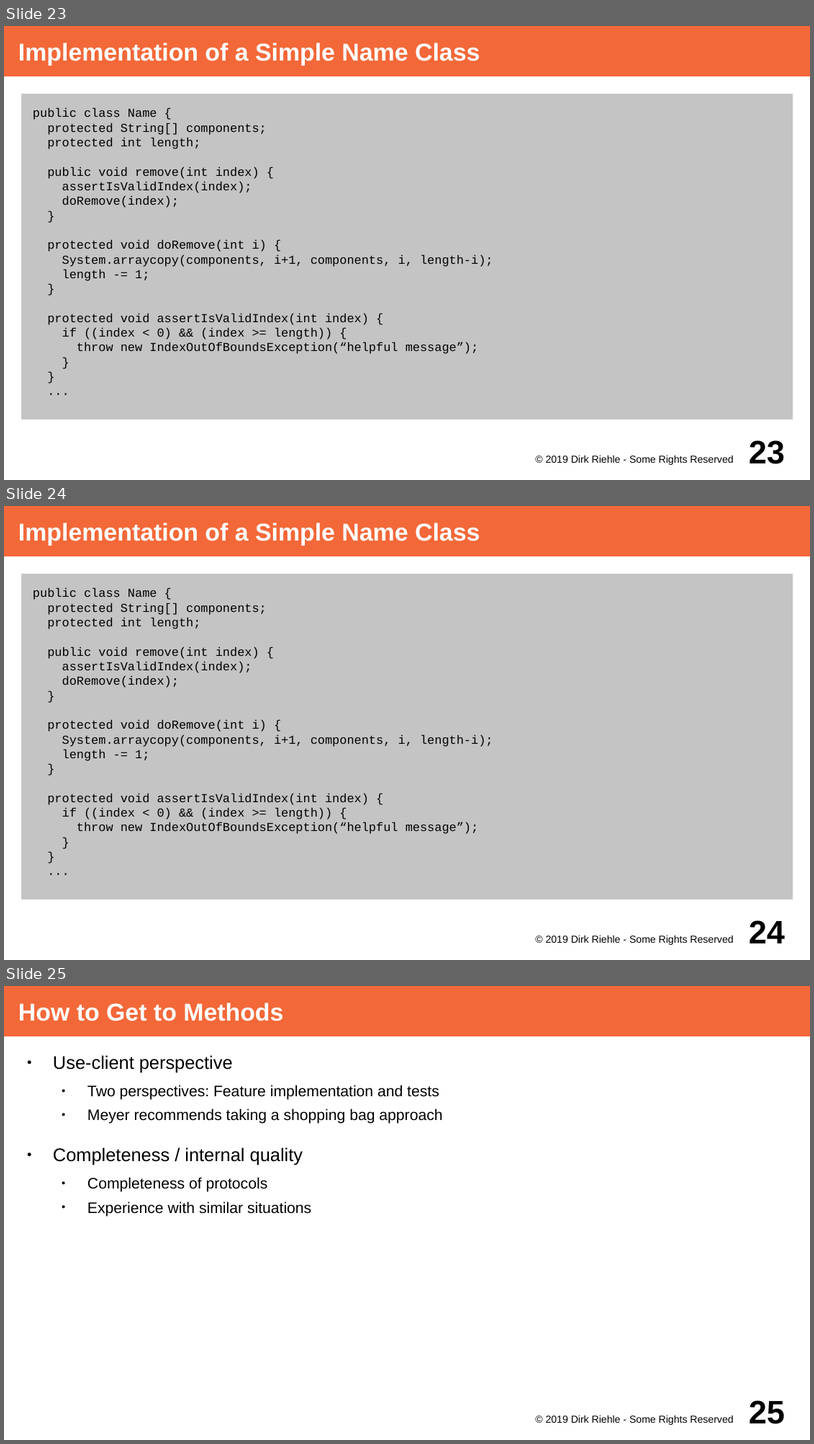
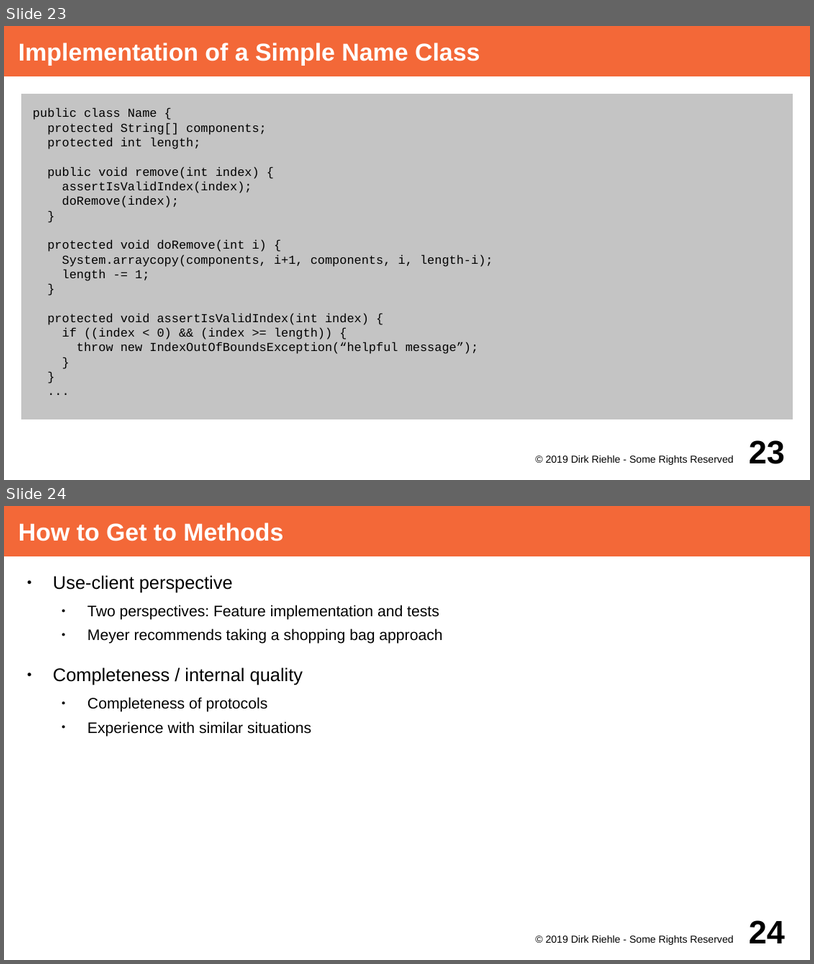
Before and after one commit to dirkriehle/adap-course, a slide deck: Lecture Slides/ADAP C03 - Class and Interface Design.odp. Shown one above the other, each under a label of ours: slides 23, 24 and 25 before the commit, slides 23 and 24 after it. The pictures are 814x1444 and 814x964 pixels, drawn with LibreOffice and Linux fonts; fonts in the diff are those of the drawing. Boxes give left, top, right and bottom in pixels: in the first picture for what was removed or moved away, otherwise in the second. Text is boxed around its words. In the diff, an @@ line names an element or a change of style, - is before the commit and + after.

Commit message:
Fixed typos in Class and Interface Design slides.

```diff
--- a/Lecture Slides/ADAP C03 - Class and Interface Design.odp
+++ b/Lecture Slides/ADAP C03 - Class and Interface Design.odp
@@ slide 24 removed at (x1=4, y1=506, x2=810, y2=960), background #FFFFFF @@
@@ title removed at (x1=4, y1=506, x2=810, y2=556) @@
-Implementation of a Simple Name Class
@@ text removed at (x1=18, y1=571, x2=797, y2=903) @@
-public class Name {
-protected String[] components;
-protected int length;
-public void remove(int index) {
-assertIsValidIndex(index);
-doRemove(index);
-}
-protected void doRemove(int i) {
-System.arraycopy(components, i+1, components, i, length-i);
-length -= 1;
-}
-protected void assertIsValidIndex(int index) {
-if ((index < 0) && (index >= length)) {
-throw new IndexOutOfBoundsException(“helpful message”);
-}
-}
-...
@@ text removed at (x1=546, y1=934, x2=733, y2=944) @@
-© 2019 Dirk Riehle - Some Rights Reserved
@@ page number removed at (x1=749, y1=920, x2=785, y2=943) @@
-24
@@ what was slide 25 is now slide 24 @@
@@ page number at (x1=749, y1=920, x2=785, y2=943): text changed @@
-25
+24
```
Also in this commit, not shown: 1 slide changed, 1 other file.
